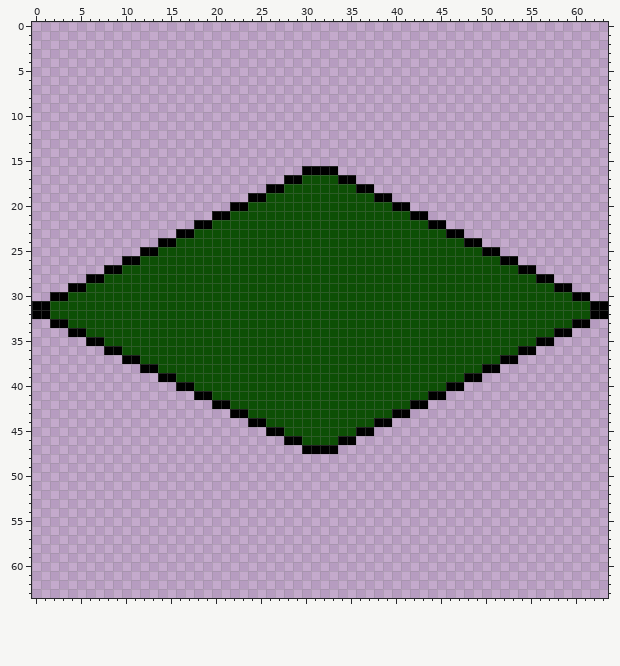
One commit to this pixel-art sprite: out/production/The-Adventures-Of-Mark/me/volition/assets/image/test.png. Above, as it was before the edit.
The file is 64x64 pixels. Pixels under 10% opacity are left out. Colours within 5 levels of each other are drawn and written as one.
After:
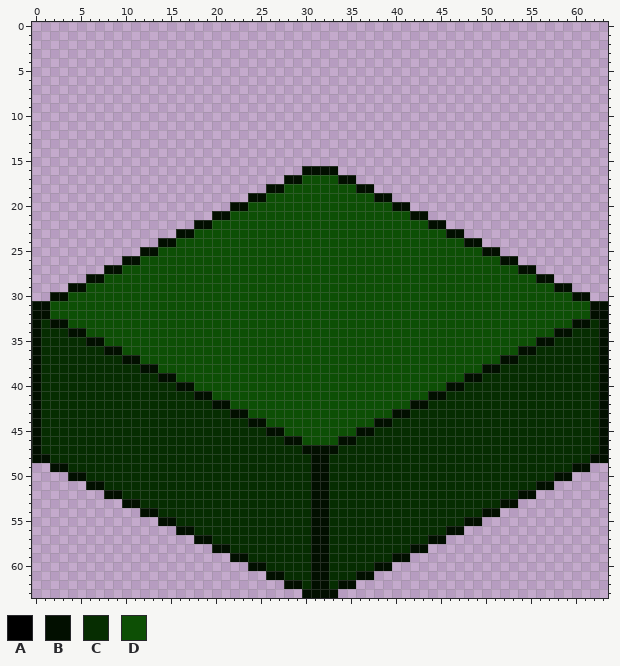
Palette (. is transparent): A #000000  B #020f00  C #062d01  D #0d4f05
The edit:
Changed rows in their new state; - is an unchanged pixel.
first column x 0:
16 ------------------------------BBBB------------------------------
17 ----------------------------BB----BB----------------------------
18 --------------------------BB--------BB--------------------------
19 ------------------------BB------------BB------------------------
20 ----------------------BB----------------BB----------------------
21 --------------------BB--------------------BB--------------------
22 ------------------BB------------------------BB------------------
23 ----------------BB----------------------------BB----------------
24 --------------BB--------------------------------BB--------------
25 ------------BB------------------------------------BB------------
26 ----------BB----------------------------------------BB----------
27 --------BB--------------------------------------------BB--------
28 ------BB------------------------------------------------BB------
29 ----BB----------------------------------------------------BB----
30 --BB--------------------------------------------------------BB--
31 BB------------------------------------------------------------BB
32 BB------------------------------------------------------------BB
33 BCBB--------------------------------------------------------BBCB
34 BCCCBB----------------------------------------------------BBCCCB
35 BCCCCCBB------------------------------------------------BBCCCCCB
36 BCCCCCCCBB--------------------------------------------BBCCCCCCCB
37 BCCCCCCCCCBB----------------------------------------BBCCCCCCCCCB
38 BCCCCCCCCCCCBB------------------------------------BBCCCCCCCCCCCB
39 BCCCCCCCCCCCCCBB--------------------------------BBCCCCCCCCCCCCCB
40 BCCCCCCCCCCCCCCCBB----------------------------BBCCCCCCCCCCCCCCCB
41 BCCCCCCCCCCCCCCCCCBB------------------------BBCCCCCCCCCCCCCCCCCB
42 BCCCCCCCCCCCCCCCCCCCBB--------------------BBCCCCCCCCCCCCCCCCCCCB
43 BCCCCCCCCCCCCCCCCCCCCCBB----------------BBCCCCCCCCCCCCCCCCCCCCCB
44 BCCCCCCCCCCCCCCCCCCCCCCCBB------------BBCCCCCCCCCCCCCCCCCCCCCCCB
45 BCCCCCCCCCCCCCCCCCCCCCCCCCBB--------BBCCCCCCCCCCCCCCCCCCCCCCCCCB
46 BCCCCCCCCCCCCCCCCCCCCCCCCCCCBB----BBCCCCCCCCCCCCCCCCCCCCCCCCCCCB
47 BCCCCCCCCCCCCCCCCCCCCCCCCCCCCCBBBBCCCCCCCCCCCCCCCCCCCCCCCCCCCCCB
48 BBCCCCCCCCCCCCCCCCCCCCCCCCCCCCCBBCCCCCCCCCCCCCCCCCCCCCCCCCCCCCBB
49 --BBCCCCCCCCCCCCCCCCCCCCCCCCCCCBBCCCCCCCCCCCCCCCCCCCCCCCCCCCBB--
50 ----BBCCCCCCCCCCCCCCCCCCCCCCCCCBBCCCCCCCCCCCCCCCCCCCCCCCCCBB----
51 ------BBCCCCCCCCCCCCCCCCCCCCCCCBBCCCCCCCCCCCCCCCCCCCCCCCBB------
52 --------BBCCCCCCCCCCCCCCCCCCCCCBBCCCCCCCCCCCCCCCCCCCCCBB--------
53 ----------BBCCCCCCCCCCCCCCCCCCCBBCCCCCCCCCCCCCCCCCCCBB----------
54 ------------BBCCCCCCCCCCCCCCCCCBBCCCCCCCCCCCCCCCCCBB------------
55 --------------BBCCCCCCCCCCCCCCCBBCCCCCCCCCCCCCCCBB--------------
56 ----------------BBCCCCCCCCCCCCCBBCCCCCCCCCCCCCBB----------------
57 ------------------BBCCCCCCCCCCCBBCCCCCCCCCCCBB------------------
58 --------------------BBCCCCCCCCCBBCCCCCCCCCBB--------------------
59 ----------------------BBCCCCCCCBBCCCCCCCBB----------------------
60 ------------------------BBCCCCCBBCCCCCBB------------------------
61 --------------------------BBCCCBBCCCBB--------------------------
62 ----------------------------BBCBBCBB----------------------------
63 ------------------------------BBBB------------------------------
Pixel boxes of the changes (left, top, right, bottom) in both pictures:
changed: (32, 166, 608, 598)
